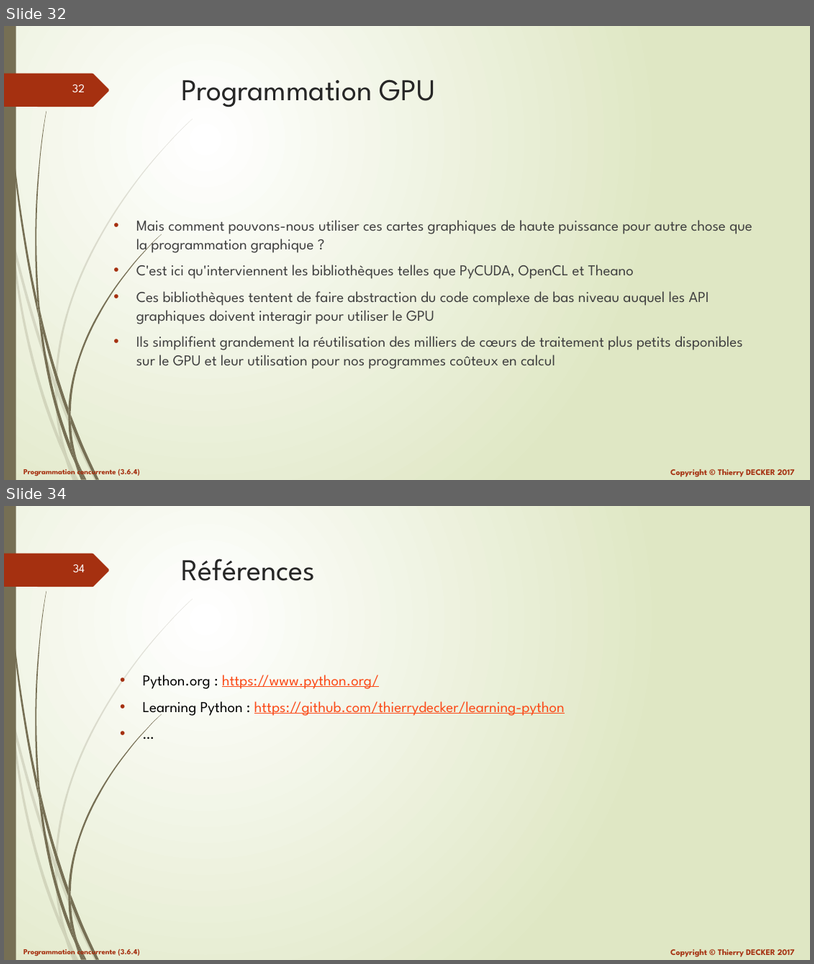
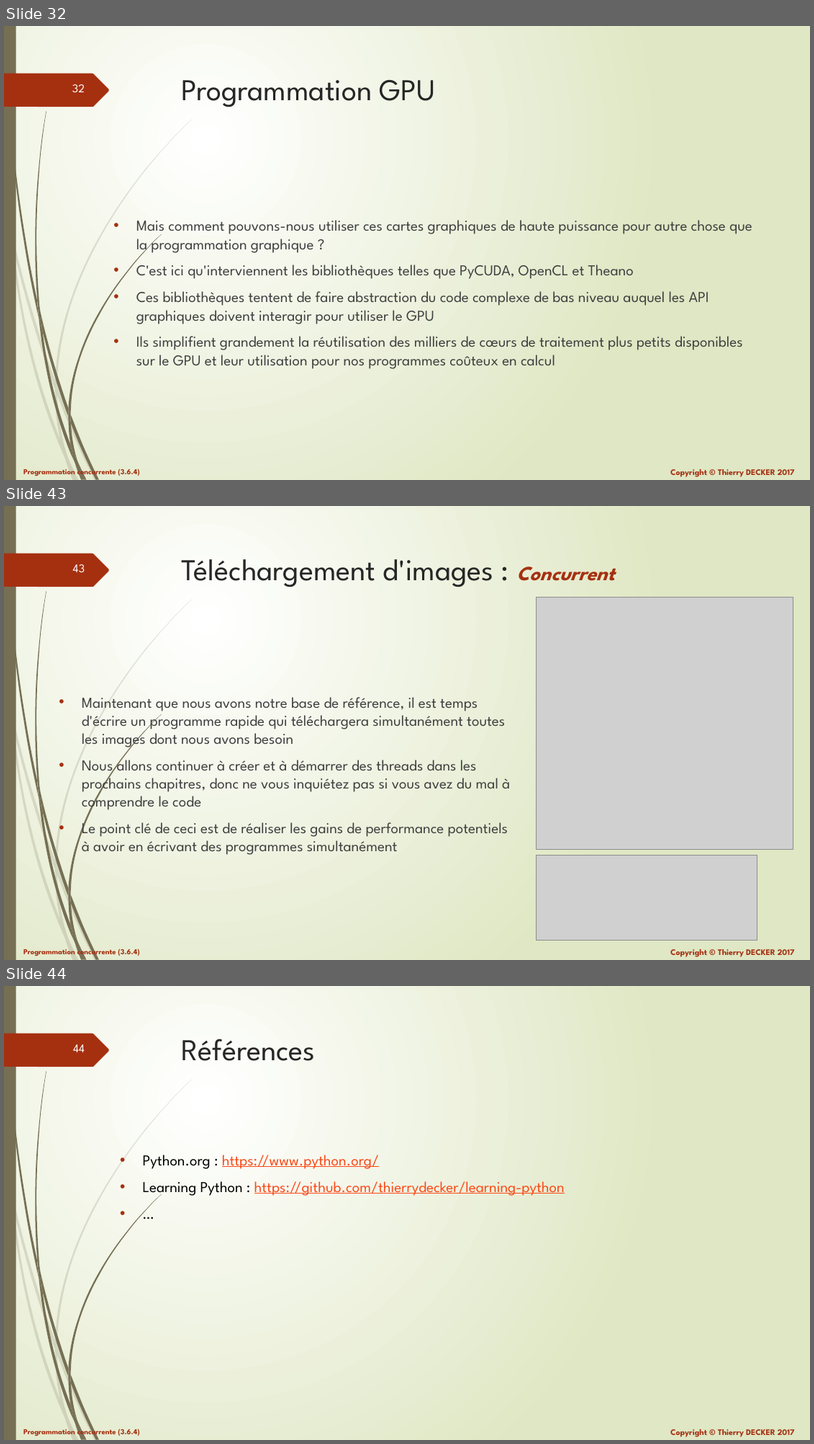
Before and after one commit to VikmanTheRacoon/learning-python, a slide deck: documentations/python-103.pptx. Shown one above the other, each under a label of ours: slides 32 and 34 before the commit, slides 32, 43 and 44 after it; the slides between them are not shown. The pictures are 814x964 and 814x1444 pixels, drawn with LibreOffice and Linux fonts; fonts in the diff are those of the drawing; grey boxes stand for pictures. Boxes give left, top, right and bottom in pixels: in the first picture for what was removed or moved away, otherwise in the second. Text is boxed around its words. In the diff, an @@ line names an element or a change of style, - is before the commit and + after.

```diff
--- a/documentations/python-103.pptx
+++ b/documentations/python-103.pptx
@@ slide 43 added at box(4, 506, 810, 960), background gradient #FFFFFF to #DFE8C4; not listed: 27 template elements that a slide beside it also shows @@
@@ title added at box(182, 559, 615, 587), 36 pt, text #262626 @@
+Téléchargement d'images : Concurrent
@@ picture added at box(536, 597, 793, 849) @@
@@ text added at box(82, 697, 510, 854), 18 pt, text #404040 @@
+• Maintenant que nous avons notre base de référence, il est temps d'écrire un programme rapide qui téléchargera simultanément toutes les images dont nous avons besoin
+• Nous allons continuer à créer et à démarrer des threads dans les prochains chapitres, donc ne vous inquiétez pas si vous avez du mal à comprendre le code
+• Le point clé de ceci est de réaliser les gains de performance potentiels à avoir en écrivant des programmes simultanément
@@ picture added at box(536, 854, 758, 939) @@
@@ what was slide 34 is now slide 44 @@
@@ page number at box(73, 1044, 85, 1052): text changed @@
-34
+44
```
Also in this commit, not shown: 1 slide changed, 9 other slides added, 1 other file.
